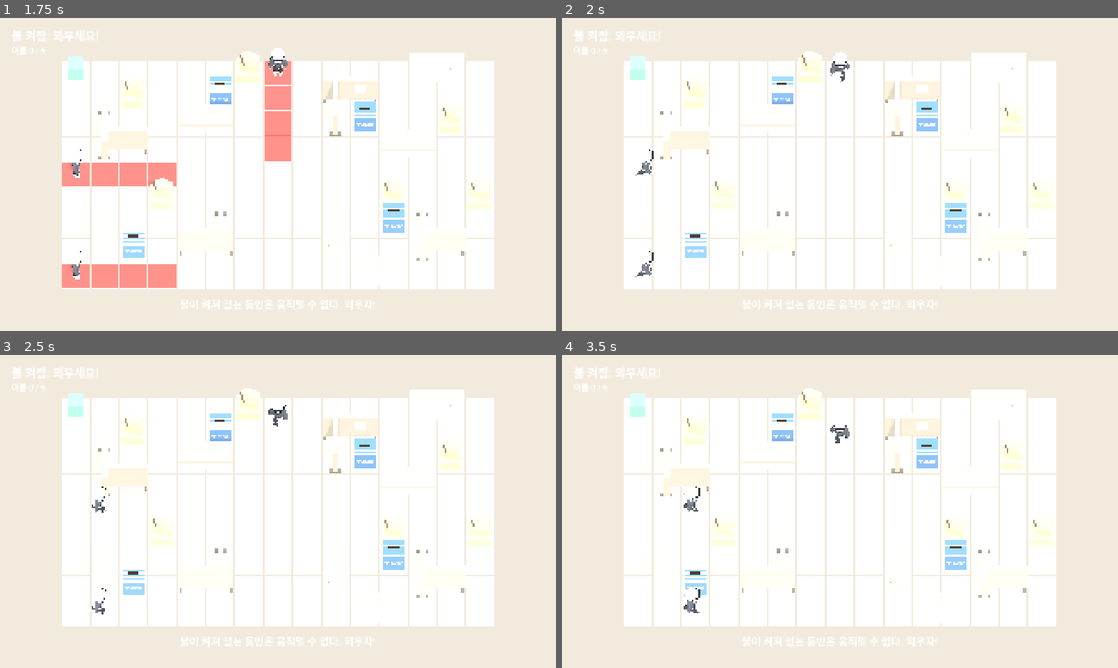
Above: before the commit, frames 1-4 (two rows, left to right).
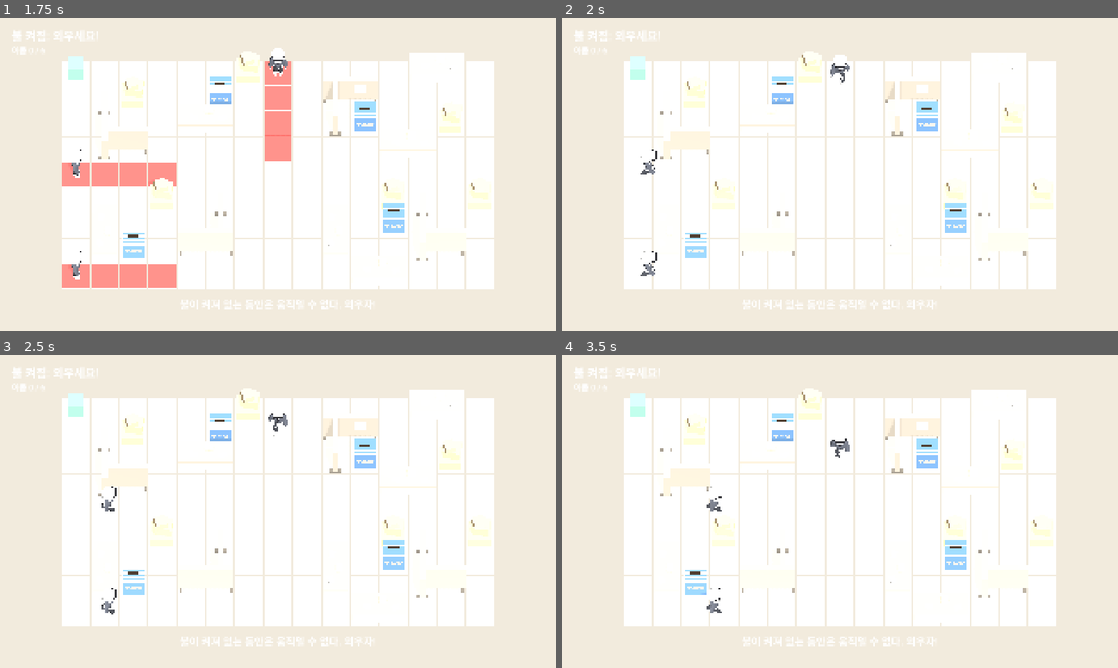
Above: after the commit, the same moments.

Repository: hahaha13791/mincho-game
Game: Godot game, scene res://minigames/owl_ballot/owl_ballot.tscn
Two runs of this game, one before a commit and one after it. Both use one fixed random seed, a clock stepped at 60 frames per second and the inputs below. This scene is started directly instead of the project's main scene.
Inputs (mouse positions are in pixels of both pictures, inside the frame that each line leads up to):
- Up to frame 1 (1.75 s): click "시작" at 0.5 s; tap Enter at 1.25 s; move the mouse to (400, 158) at 1.27 s; click (400, 158) at 1.42 s
- Up to frame 2 (2 s): no input
- Up to frame 3 (2.5 s): move the mouse to (166, 527) at 2.02 s; click (166, 527) at 2.17 s
- Up to frame 4 (3.5 s): move the mouse to (895, 442) at 2.77 s; click (895, 442) at 2.92 s

Frame 1 is identical in both runs. In frame 2, 0.3% of the frame differs, in the area x 13-52%, y 10-83%; in frame 3, 0.4%; in frame 4, 0.6%, in the area x 21-52%, y 22-83%.

Commit message:
feat(minigames/owl_ballot): 감시자가 순찰 중 제자리에서 두리번거리고 몸을 돌림
- 경로 칸을 [위치, 방향]으로 적으면 그 자리에서 그 방향을 둘러본다(OwlRules.path_pos, watcher_at 확장)
- 감시자 3명에 두리번 지점을 하나씩: 세로 통로 교차점에서 좌우, 가로 통로 가운데서 위아래, 아래 통로에서 투표함 쪽 위
- 불이 켜진 동안 걸어간 뒤 다음에 볼 방향으로 몸을 돌려, 다음 시야를 예측할 수 있게 함. 클리어 가능 경로 테스트 통과

Co-Authored-By: Claude Sonnet 5.5 <noreply@anthropic.com>

Diff:
--- a/minigames/owl_ballot/owl_ballot.gd
+++ b/minigames/owl_ballot/owl_ballot.gd
@@ -9,6 +9,7 @@
 const WATCHER: PackedScene = preload("res://common/watcher.tscn")
 const BALLOT_BOX: PackedScene = preload("res://minigames/owl_ballot/props/ballot_box.tscn")
 const CELL: float = 1.2
+const WALK_PART: float = 0.7 # 불 켜진 동안 감시자 움직임 중 걷기 비율. 나머지는 다음 방향으로 몸 돌리기
 ## 엄폐물 겉모습 서브씬. 기준 칸이 원점, 회전 전 모양은 +x(열)·+z(행) 방향으로 뻗는다
 const PROPS: Dictionary = {
 	&"crates": preload("res://minigames/owl_ballot/props/crates.tscn"),
@@ -120,20 +121,30 @@
 			$HUD/StateLabel.text = "마지막 불! (이후 시간 초과)"
 
 
-# 불이 켜진 동안: 시야를 watch_hold초 보여 준 뒤 끄고, 감시자가 다음에 설 자리(path[cycle+1])로 걸어간다.
-# 다음 불이 켜질 때 _enter_light가 같은 자리에 세우므로 이어진다. 판정은 켜지는 순간뿐이라 걷는 동안엔 시야가 없다
+# 불이 켜진 동안: 시야를 watch_hold초 보여 준 뒤 끄고, 감시자가 다음에 설 자리로 걸어간 다음 다음에 볼 방향으로 몸을 돌린다.
+# 두리번 칸이면 걷지 않고 몸만 돌린다. 다음 불이 켜질 때 _enter_light가 같은 자리·방향에 세우므로 이어진다.
+# 판정은 켜지는 순간뿐이라 걷는 동안엔 시야가 없다
 func _walk_watchers() -> void:
 	var walk_t: float = _light_dur - _t_left - CONFIG.watch_hold
 	var p: float = clampf(walk_t / maxf(_light_dur - CONFIG.watch_hold, 0.01), 0.0, 1.0)
 	if walk_t > 0.0:
 		for tile in _vision_tiles.values():
 			tile.visible = false
+	var move_p: float = clampf(p / WALK_PART, 0.0, 1.0)
+	var turn_p: float = clampf((p - WALK_PART) / (1.0 - WALK_PART), 0.0, 1.0)
 	for i in _watchers.size():
 		var path: Array = OwlLevel.WATCHERS[i]["path"]
-		var from: Vector3 = _world(path[_cycle % path.size()])
-		var to: Vector3 = _world(path[(_cycle + 1) % path.size()])
-		_watchers[i].position = from.lerp(to, p)
-		_watchers[i].set_walking(p > 0.0 and p < 1.0)
+		var now: Dictionary = OwlRules.watcher_at(path, _cycle)
+		var nxt: Dictionary = OwlRules.watcher_at(path, _cycle + 1)
+		var moving: bool = now["pos"] != nxt["pos"]
+		_watchers[i].position = _world(now["pos"]).lerp(_world(nxt["pos"]), move_p)
+		_watchers[i].set_walking(moving and move_p > 0.0 and move_p < 1.0)
+		_watchers[i].rotation.y = lerp_angle(_facing(now["dir"]), _facing(nxt["dir"]), turn_p)
+
+
+# 격자 방향 → 인형 y회전(Watcher.face와 같은 식, 인형 앞 = +z)
+func _facing(dir: Vector2i) -> float:
+	return atan2(dir.x, dir.y)
 
 
 func _enter_dark() -> void:
--- a/minigames/owl_ballot/owl_level.gd
+++ b/minigames/owl_ballot/owl_level.gd
@@ -34,11 +34,19 @@
 ]
 const START: Vector2i = Vector2i(0, 0)
 const BOXES: Array[Vector2i] = [Vector2i(5, 1), Vector2i(10, 2), Vector2i(2, 7), Vector2i(11, 6)]
-## 감시자: path = 불이 켜질 때마다 다음 위치(순환), range = 시야 칸 수. 바라보는 방향 = 다음 위치 쪽
+## 감시자: path = 불이 켜질 때마다 다음 칸(순환), range = 시야 칸 수.
+## 칸이 Vector2i면 다음 자리 쪽을 보고, [위치, 방향]이면 그 자리에서 그 방향을 둘러본다(두리번)
+const E: Vector2i = Vector2i(1, 0)
+const W: Vector2i = Vector2i(-1, 0)
+const N: Vector2i = Vector2i(0, -1)
+const S: Vector2i = Vector2i(0, 1)
 const WATCHERS: Array[Dictionary] = [
-	{"path": [Vector2i(7, 0), Vector2i(7, 2), Vector2i(7, 4), Vector2i(7, 6), Vector2i(7, 8), Vector2i(7, 6), Vector2i(7, 4), Vector2i(7, 2)], "range": 3},
-	{"path": [Vector2i(0, 4), Vector2i(3, 4), Vector2i(6, 4), Vector2i(9, 4), Vector2i(12, 4), Vector2i(9, 4), Vector2i(6, 4), Vector2i(3, 4)], "range": 3},
-	{"path": [Vector2i(0, 8), Vector2i(3, 8), Vector2i(6, 8), Vector2i(3, 8)], "range": 3},
+	# 세로 통로: 가운데 교차점에서 내려갈 땐 오른쪽, 올라올 땐 왼쪽을 둘러본다
+	{"path": [Vector2i(7, 0), Vector2i(7, 2), Vector2i(7, 4), [Vector2i(7, 4), E], Vector2i(7, 6), Vector2i(7, 8), Vector2i(7, 6), Vector2i(7, 4), [Vector2i(7, 4), W], Vector2i(7, 2)], "range": 3},
+	# 가로 통로: 가운데쯤에서 갈 땐 위, 올 땐 아래를 둘러본다
+	{"path": [Vector2i(0, 4), Vector2i(3, 4), Vector2i(6, 4), [Vector2i(6, 4), N], Vector2i(9, 4), Vector2i(12, 4), Vector2i(9, 4), Vector2i(6, 4), [Vector2i(6, 4), S], Vector2i(3, 4)], "range": 3},
+	# 아래 통로: 투표함 쪽 위를 한 번 둘러본다
+	{"path": [Vector2i(0, 8), Vector2i(3, 8), [Vector2i(3, 8), N], Vector2i(6, 8), Vector2i(3, 8)], "range": 3},
 ]
 
 static var _map: Array[String] = []
--- a/minigames/owl_ballot/owl_rules.gd
+++ b/minigames/owl_ballot/owl_rules.gd
@@ -6,11 +6,22 @@
 	return c.y < 0 or c.y >= map.size() or c.x < 0 or c.x >= map[c.y].length() or map[c.y][c.x] == "#"
 
 
+## 경로 한 칸의 위치. 칸은 Vector2i(다음 자리 쪽을 봄) 또는 [Vector2i 위치, Vector2i 바라볼 방향](제자리 두리번)
+static func path_pos(entry: Variant) -> Vector2i:
+	return entry[0] if entry is Array else entry
+
+
 ## 불이 cycle번째로 켜졌을 때 감시자 위치와 방향
 static func watcher_at(path: Array, cycle: int) -> Dictionary:
-	var pos: Vector2i = path[cycle % path.size()]
-	var nxt: Vector2i = path[(cycle + 1) % path.size()]
-	return {"pos": pos, "dir": Vector2i((nxt - pos).sign())}
+	var entry: Variant = path[cycle % path.size()]
+	var pos: Vector2i = path_pos(entry)
+	if entry is Array:
+		return {"pos": pos, "dir": entry[1]}
+	for i in range(1, path.size()): # 위치가 다른 다음 칸 쪽을 본다(제자리 두리번 칸은 건너뜀)
+		var nxt: Vector2i = path_pos(path[(cycle + i) % path.size()])
+		if nxt != pos:
+			return {"pos": pos, "dir": Vector2i((nxt - pos).sign())}
+	return {"pos": pos, "dir": Vector2i.ZERO}
 
 
 ## 감시자 칸에서 dir 방향으로 range칸. 방해물에서 끊긴다. 감시자 칸 자체도 포함
--- a/minigames/owl_ballot/test_rules.gd
+++ b/minigames/owl_ballot/test_rules.gd
@@ -55,8 +55,8 @@
 	var keep: Array[Vector2i] = [OwlLevel.START]
 	keep.append_array(OwlLevel.BOXES)
 	for wd in OwlLevel.WATCHERS:
-		for c in wd["path"]:
-			keep.append(c)
+		for e in wd["path"]:
+			keep.append(OwlRules.path_pos(e))
 	for c in keep:
 		_check(not OwlRules.is_wall(map, c), "엄폐물이 막으면 안 되는 칸 %s" % c)
 
@@ -74,6 +74,10 @@
 	var w: Dictionary = OwlRules.watcher_at(path0, 0)
 	_check(w["pos"] == path0[0] and w["dir"] == Vector2i((path0[1] - path0[0]).sign()), "감시자 첫 위치와 방향")
 	_check(OwlRules.watcher_at(path0, path0.size())["pos"] == path0[0], "경로는 순환")
+	var look_path: Array = [Vector2i(1, 1), [Vector2i(1, 1), Vector2i(0, -1)], Vector2i(3, 1)]
+	_check(OwlRules.watcher_at(look_path, 0)["dir"] == Vector2i(1, 0), "두리번 칸을 건너뛰고 다음 자리 쪽을 봄")
+	var look: Dictionary = OwlRules.watcher_at(look_path, 1)
+	_check(look["pos"] == Vector2i(1, 1) and look["dir"] == Vector2i(0, -1), "두리번 칸은 제자리에서 지정 방향")
 	var v: Array[Vector2i] = OwlRules.vision(map, Vector2i(8, 5), Vector2i(0, 1), 2)
 	_check(v == [Vector2i(8, 5), Vector2i(8, 6), Vector2i(8, 7)], "시야는 감시자 칸 + range칸")
 	var blocked: Array[Vector2i] = OwlRules.vision(map, Vector2i(2, 0), Vector2i(0, 1), 3)
Not shown, changed: .claude/CLAUDE.md
Not shown, changed: docs/todo/progress.md
